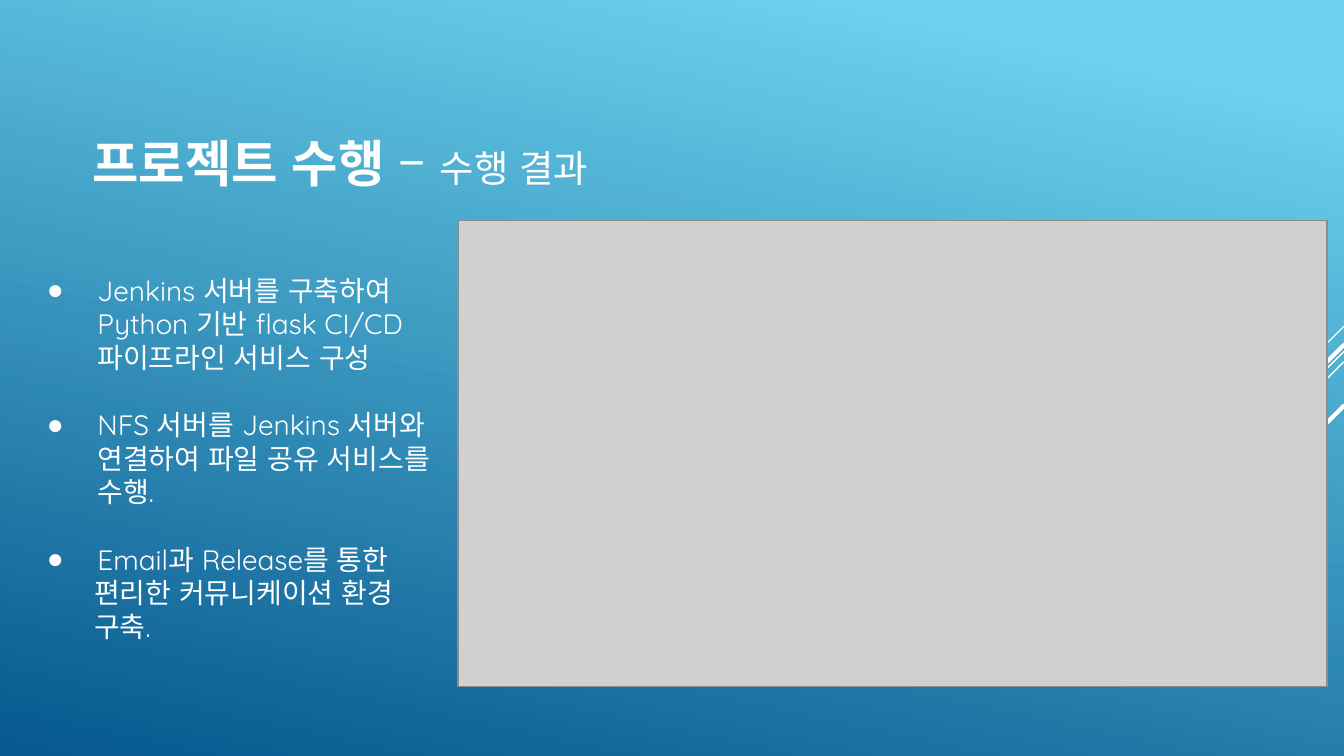
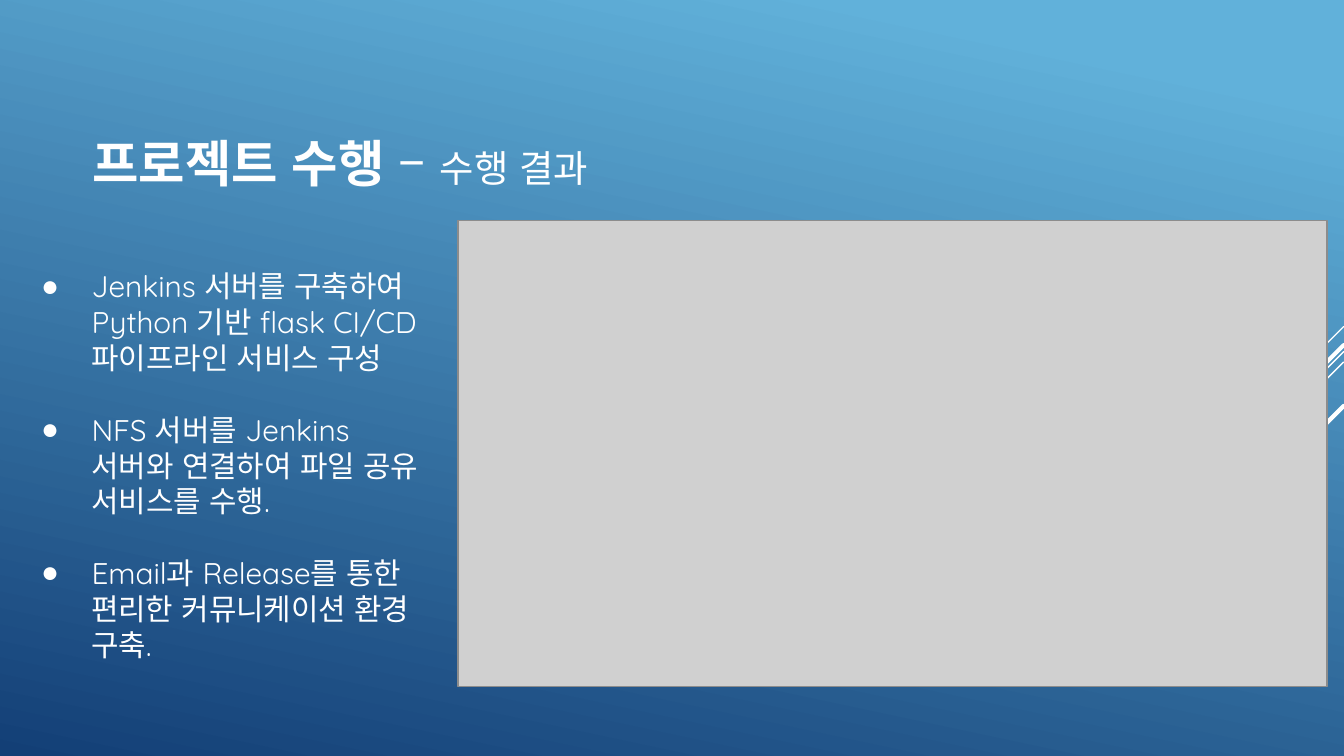
Before and after one commit to KimJeongHoon190/First_Project, a slide deck: slide 7 of 제출자료/최종 발표 프레젠테이션(김정훈).pptx. Drawn at 1344x756 pixels with LibreOffice and Linux fonts; fonts in the diff are those of the drawing; grey boxes stand for pictures. Boxes give left, top, right and bottom in pixels: in the first picture for what was removed or moved away, otherwise in the second. Text is boxed around its words. In the diff, an @@ line names an element or a change of style, - is before the commit and + after.

```diff
--- a/제출자료/최종 발표 프레젠테이션(김정훈).pptx
+++ b/제출자료/최종 발표 프레젠테이션(김정훈).pptx
@@ background gradient #6ED2EB to #06588E to gradient #62B1DA to #134077 @@
@@ text "Jenkins 서버를 구축하여 Python 기반 ..." at [91, 272, 418, 659]: size 15 to 16 pt @@
```
Also in this commit, not shown: 15 other slides changed.
